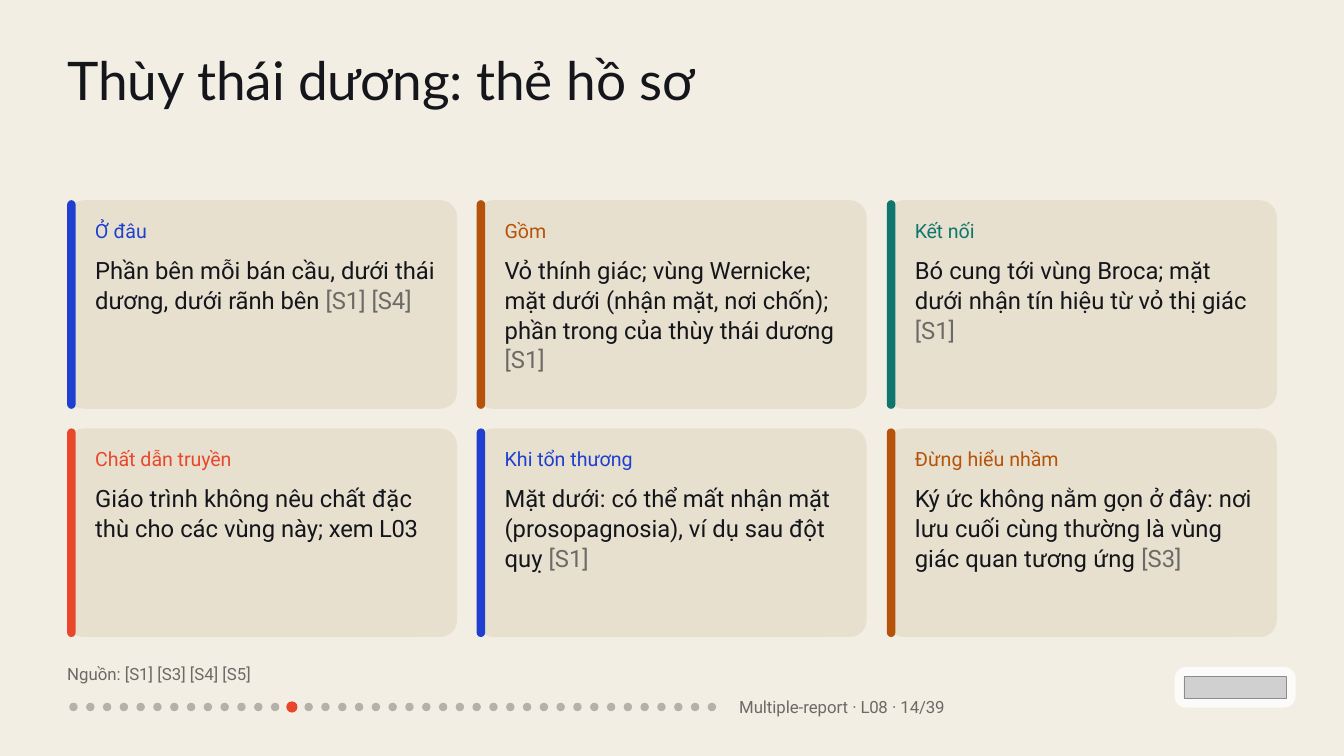
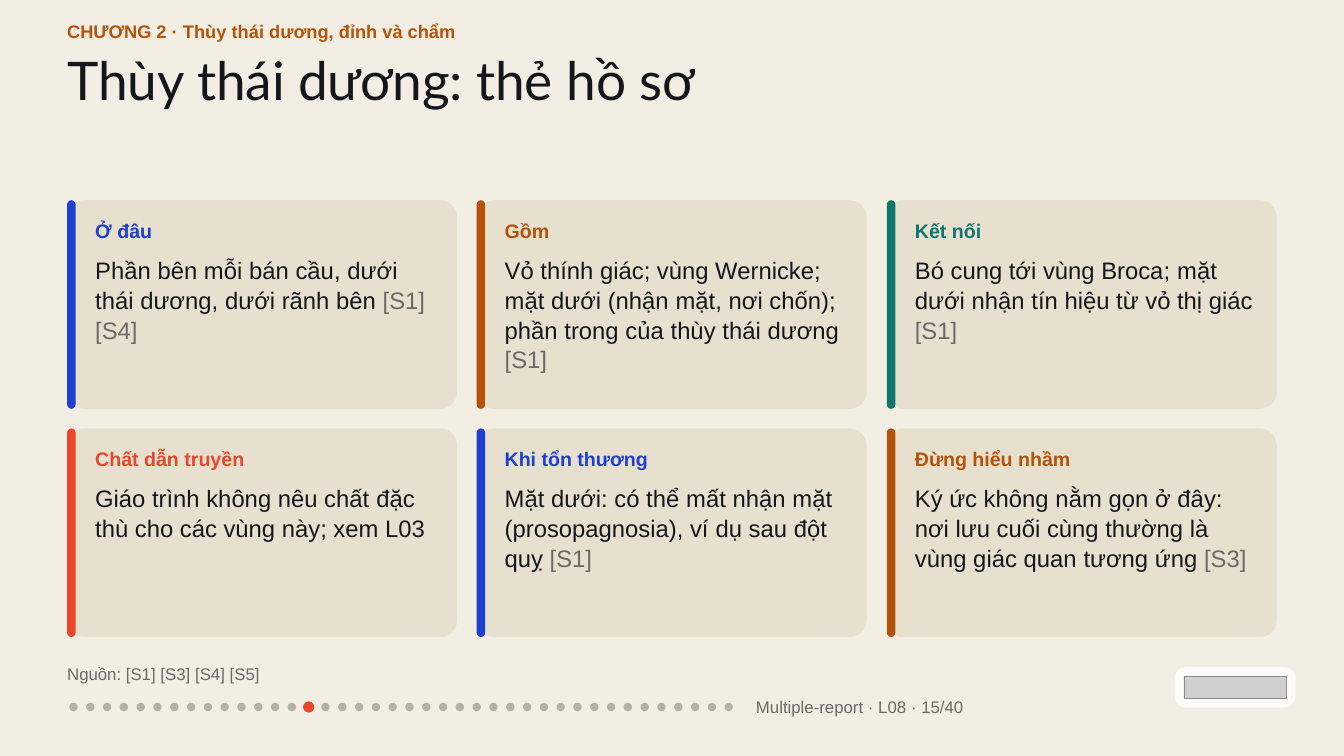
Before and after one commit to vohoailinh90/Multiple-report, a slide deck: slide 15 of lessons/L08/L08.pptx (slide 14 before the commit). Drawn at 1344x756 pixels with LibreOffice and Linux fonts; fonts in the diff are those of the drawing; grey boxes stand for pictures. Boxes give left, top, right and bottom in pixels: in the first picture for what was removed or moved away, otherwise in the second. Text is boxed around its words. In the diff, an @@ line names an element or a change of style, - is before the commit and + after.

```diff
--- a/lessons/L08/L08.pptx
+++ b/lessons/L08/L08.pptx
@@ text added at [67, 24, 456, 42], 19.5 pt, text #B45309, bold @@
+CHƯƠNG 2 · Thùy thái dương, đỉnh và chẩm
@@ text "Ở đâu" at [95, 222, 152, 238]: font Roboto to Arial, bold on; letter spacing 0 to 0.1 pt in "Ở"; letter spacing 0.1 to 0 pt in "đâu" @@
@@ text "Gồm" at [505, 223, 550, 238]: font Roboto to Arial, letter spacing -0.1 to 0 pt, bold on @@
@@ text "Kết nối" at [915, 223, 981, 238]: font Roboto to Arial, bold on; letter spacing -0.3 to 0 pt in "Kết" @@
@@ text "Phần bên mỗi bán cầu, ..." at [95, 260, 425, 344]: font Roboto to Arial; letter spacing -0.1 to 0 pt in "Phần bên bán bên"; letter spacing 0.1 to 0 pt in "dưới dưới"; letter spacing -0.2 to 0 pt in "rãnh" @@
@@ text "Vỏ thính giác; vùng Wernicke; ..." at [505, 261, 839, 373]: font Roboto to Arial; letter spacing -0.6 to 0 pt in "Vỏ"; letter spacing -0.2 to 0 pt in "Wernicke; trong"; letter spacing -0.1 to 0 pt in "mặt (nhận mặt,"; letter spacing 0.1 to 0 pt in "dưới" @@
@@ text "Bó cung tới vùng Broca; ..." at [915, 261, 1253, 344]: font Roboto to Arial; letter spacing -0.1 to 0 pt in "tới Broca; mặt nhận"; letter spacing 0.1 to 0 pt in "dưới"; letter spacing -0.2 to 0 pt in "vỏ" @@
@@ text "Chất dẫn truyền" at [95, 451, 244, 470]: font Roboto to Arial, bold on; letter spacing -0.1 to 0 pt in "Chất truyền" @@
@@ text "Khi tổn thương" at [505, 451, 647, 470]: font Roboto to Arial, bold on; letter spacing -0.1 to 0 pt in "tổn" @@
@@ text "Đừng hiểu nhầm" at [915, 451, 1070, 470]: font Roboto to Arial, bold on; letter spacing 0.2 to 0 pt in "Đừng" @@
@@ text "Giáo trình không nêu chất ..." at [95, 488, 425, 542]: font Roboto to Arial; letter spacing 0.1 to 0 pt in "trình đặc"; letter spacing -0.1 to 0 pt in "chất này;"; letter spacing -0.2 to 0 pt in "xem"; letter spacing -0.4 to 0 pt in "L03" @@
@@ text "Mặt dưới: có thể mất ..." at [505, 488, 832, 572]: font Roboto to Arial; letter spacing -0.1 to 0 pt in "Mặt mất nhận mặt (prosopagnosia), sau"; letter spacing 0.1 to 0 pt in "dưới: đột" @@
@@ text "Ký ức không nằm gọn ..." at [915, 488, 1246, 572]: font Roboto to Arial; letter spacing -0.9 to 0 pt in "Ký"; letter spacing 0.1 to 0 pt in "ức"; letter spacing -0.1 to 0 pt in "gọn"; letter spacing 0.2 to 0 pt in "lưu"; letter spacing 0.3 to 0 pt in "ứng"; letter spacing 0 to -0.1 pt in "[S3]" @@
@@ text "Nguồn: [S1] [S3] [S4] [S5]" at [67, 667, 260, 684]: font Roboto to Arial @@
@@ ellipse: place and size @@
-ellipse at [304, 703, 312, 711]
+ellipse at [288, 703, 296, 711]
@@ ellipse: place and size @@
-ellipse at [286, 702, 298, 713]
+ellipse at [303, 702, 314, 713]
@@ ellipse added at [724, 703, 732, 711], fill #14161C at 28% opacity @@
@@ text at [756, 701, 963, 717]: text changed; font Roboto to Arial @@
-Multiple-report · L08 · 14/39
+Multiple-report · L08 · 15/40
```
Also in this commit, not shown: 38 other slides changed, 1 slide added, 1 other file.
